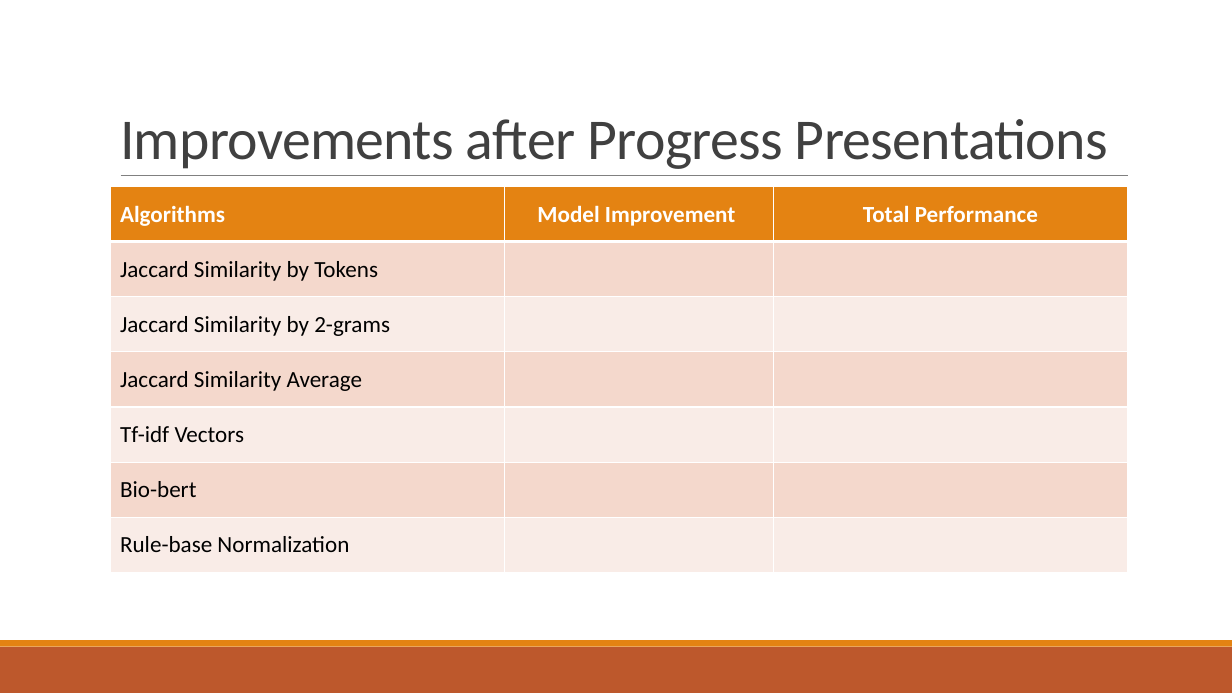
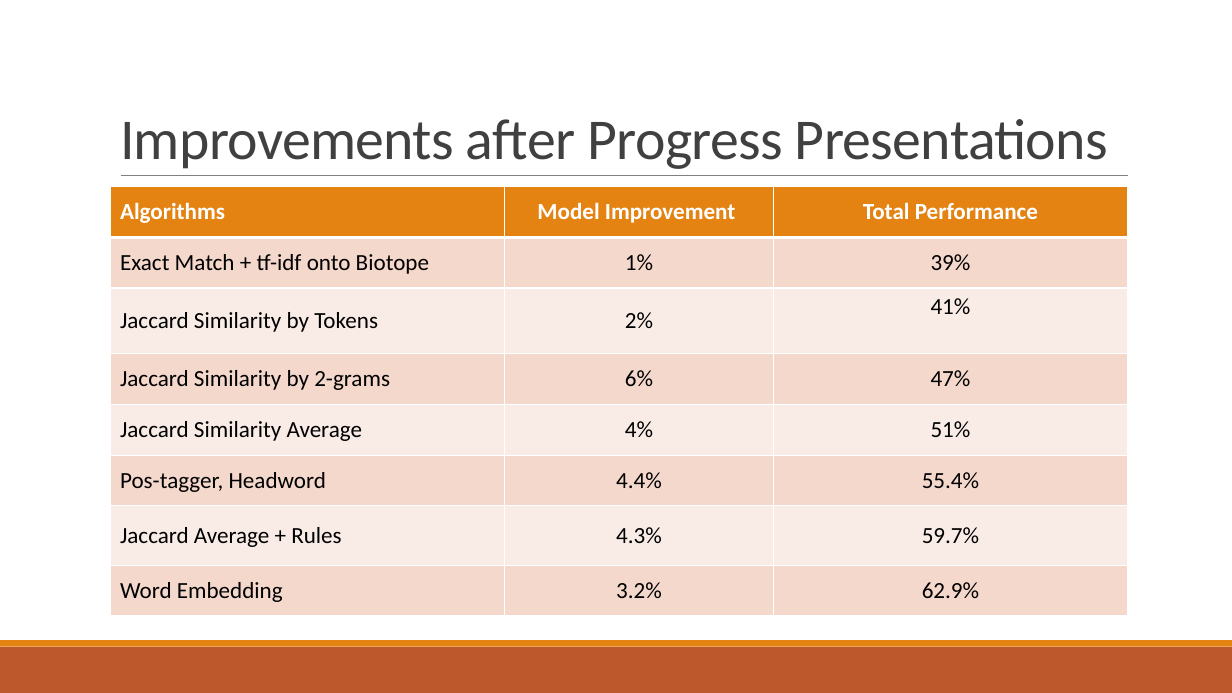
Before and after one commit to abdullahyldz/Cmpe493TermProject, a slide deck: slide 9 of Presentation/Final Presentation/Final Presentation.pptx. Drawn at 1232x693 pixels with LibreOffice and Linux fonts; fonts in the diff are those of the drawing. Boxes give left, top, right and bottom in pixels: in the first picture for what was removed or moved away, otherwise in the second. Text is boxed around its words. In the diff, an @@ line names an element or a change of style, - is before the commit and + after.

```diff
--- a/Presentation/Final Presentation/Final Presentation.pptx
+++ b/Presentation/Final Presentation/Final Presentation.pptx
@@ table at (111,187,1128,616) @@
-row 2: Jaccard Similarity by Tokens |  | 
-row 3: Jaccard Similarity by 2-grams |  | 
-row 4: Jaccard Similarity Average |  | 
-row 5: Tf-idf Vectors |  | 
-row 6: Bio-bert |  | 
-row 7: Rule-base Normalization |  | 
+row 2: Exact Match + tf-idf onto Biotope | 1% | 39%
+row 3: Jaccard Similarity by Tokens | 2% | 41%
+row 4: Jaccard Similarity by 2-grams | 6% | 47%
+row 5: Jaccard Similarity Average | 4% | 51%
+row 6: Pos-tagger, Headword | 4.4% | 55.4%
+row 7: Jaccard Average + Rules | 4.3% | 59.7%
+row 8: Word Embedding | 3.2% | 62.9%
```
Also in this commit, not shown: 4 other slides changed, 1 slide added, 1 slide removed.
